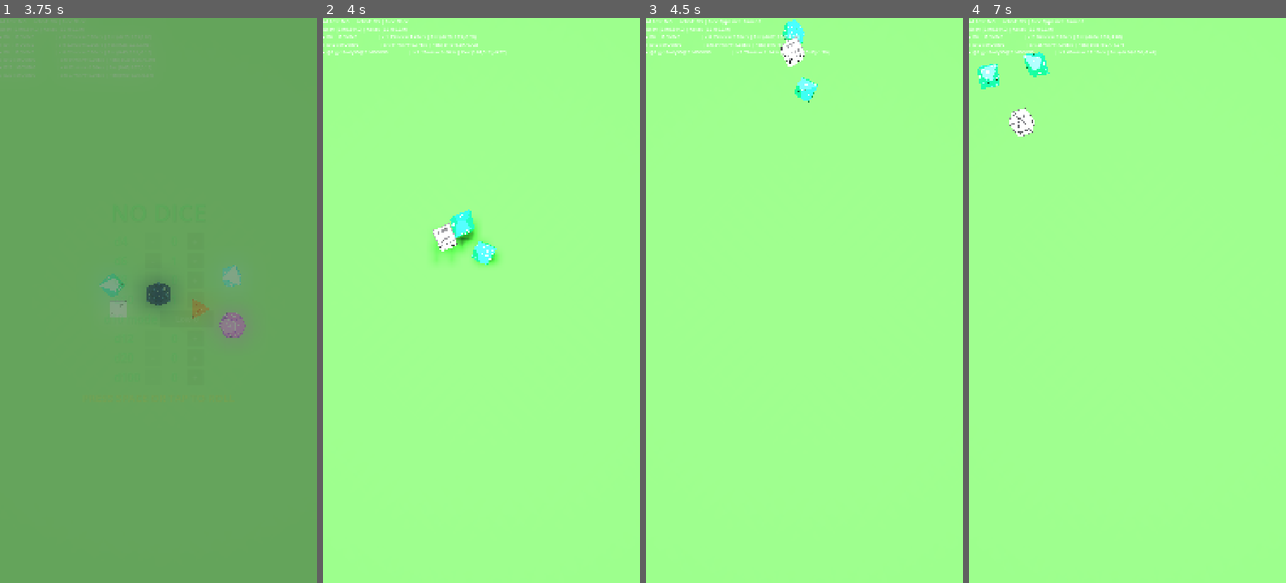
Above: before the commit, frames 1-4 (left to right).
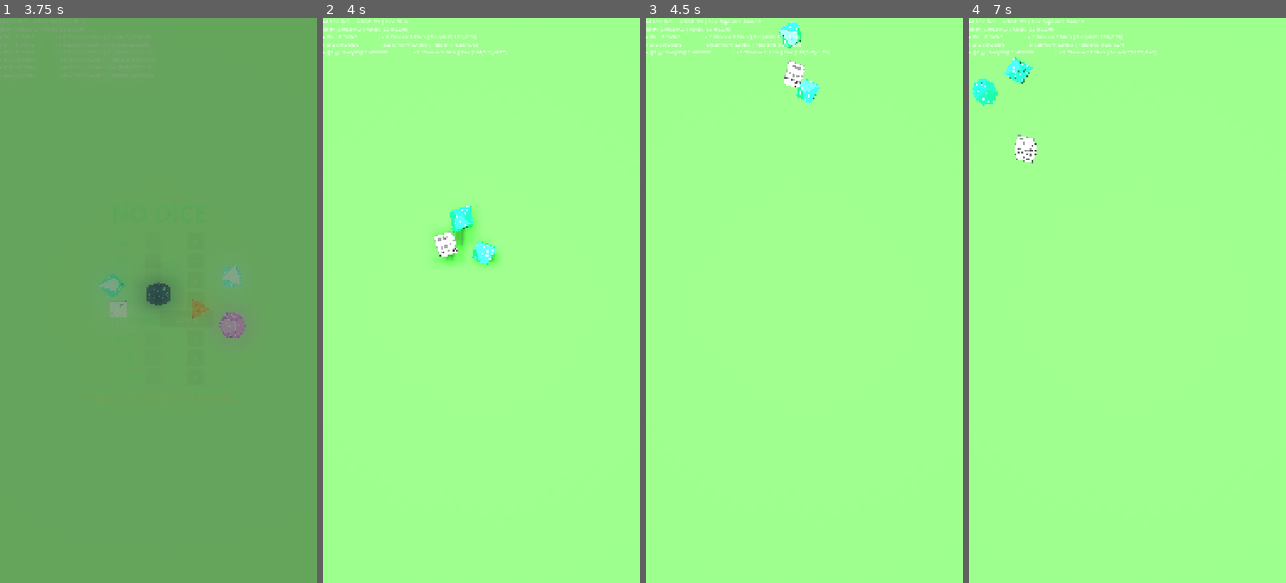
Above: after the commit, the same moments.

Repository: MatthieuLJ/no_dice
Game: Godot game, scene res://die.tscn
The game is run twice, just before and just after one commit, with the same random seed, the same clock (stepped at 60 frames per second) and the same inputs.
Inputs (mouse positions are in pixels of both pictures, inside the frame that each line leads up to):
- Up to frame 1 (3.75 s): click "+" at 0.5 s; click "-" at 1.25 s; click "Low 0" at 2 s; click "High 10" at 2.75 s; tap Space at 3.5 s; move the mouse to (142, 413) at 3.52 s; hold Up (ui_up) from 3.53 s (still down); tap Enter at 3.6 s; click (142, 413) at 3.67 s
- Up to frame 2 (4 s): keep holding Up (ui_up); tap Space at 3.77 s
- Up to frame 3 (4.5 s): release Up (ui_up) at 4.25 s; drag from (899, 385) to (788, 413) at 4.27 s
- Up to frame 4 (7 s): move the mouse to (1032, 215) at 5.02 s; hold Left (ui_left) 5.03-5.75 s; tap R at 5.1 s; drag from (1143, 300) to (1032, 215) at 5.77 s; move the mouse to (1079, 159) at 6.52 s; hold Down (ui_down) from 6.53 s (still down); tap Keypad Enter at 6.6 s; tap Space at 6.77 s

Frame 1 is identical in both runs. In frame 2, 0.7% of the frame differs, in the area x 19-49%, y 3-44%; in frame 3, 0.7%; in frame 4, 1.5%, in the area x 1-59%, y 3-26%.

Commit message:
fix(physics): Set slick floor friction (0.05), tilt un-freezing, 2D floor tilt math, and mid-air upside-down sleep fix

Diff:
--- a/dice_config.gd
+++ b/dice_config.gd
@@ -13,7 +13,7 @@
 
 const LINEAR_DAMP: float = 0.5
 const ANGULAR_DAMP: float = 1.0
-const FRICTION: float = 0.5
+const FRICTION: float = 0.05
 
 # Toggle software position/velocity clamping boundary guards (default: false)
 const ENABLE_SOFTWARE_CLAMPING: bool = false
--- a/world_physics.gd
+++ b/world_physics.gd
@@ -269,6 +269,7 @@
 
 	# 1. Check for Mobile Sensors
 	var raw_accel = Input.get_accelerometer()
+	var active_world_accel: Vector3 = Vector3.ZERO
 
 	if not raw_accel.is_zero_approx():
 		# Low-pass filter (25 Hz) to smooth high-frequency hardware sensor noise/jitter
@@ -277,19 +278,19 @@
 		else:
 			filtered_accel = filtered_accel.lerp(raw_accel, minf(1.0, 25.0 * delta))
 
-		var world_accel = Vector3(
+		active_world_accel = Vector3(
 			filtered_accel.x * 1.5,
 			filtered_accel.z,
 			-filtered_accel.y * 1.5
 		)
 
-		if world_accel.length() > 0.001:
-			gravity_area.gravity_direction = world_accel.normalized()
-			gravity_area.gravity = world_accel.length()
-			gravity_debugger.draw_gravity_vector(world_accel)
+		if active_world_accel.length() > 0.001:
+			gravity_area.gravity_direction = active_world_accel.normalized()
+			gravity_area.gravity = active_world_accel.length()
+			gravity_debugger.draw_gravity_vector(active_world_accel)
 
 		# Detect active physical phone shaking (shake gesture)
-		if absf(world_accel.length() - 9.8) > 6.0 and shake_cooldown <= 0.0:
+		if absf(active_world_accel.length() - 9.8) > 6.0 and shake_cooldown <= 0.0:
 			shake_cooldown = 1.0
 			_apply_strong_random_impulse()
 
@@ -307,37 +308,44 @@
 			var target_grav = Vector3(tilt_x, tilt_y, tilt_z)
 			simulated_gravity = simulated_gravity.lerp(target_grav, 8.0 * delta)
 
+		active_world_accel = simulated_gravity
+
 		if simulated_gravity.length() > 0.001:
 			gravity_area.gravity_direction = simulated_gravity.normalized()
 			gravity_area.gravity = 9.8
 			gravity_debugger.draw_gravity_vector(simulated_gravity)
 
-	# Determine if device is currently tilted away from flat (horizontal tilt magnitude > 2.0 m/s²)
+	# Determine if device is currently tilted away from flat or flipped upside down
 	var is_device_tilted: bool = false
 	if not raw_accel.is_zero_approx():
-		var horiz_tilt = Vector2(filtered_accel.x, filtered_accel.y).length()
-		is_device_tilted = (horiz_tilt > 2.0)
+		var horiz_tilt = Vector2(active_world_accel.x, active_world_accel.z).length()
+		var is_upside_down = active_world_accel.y > 1.0
+		is_device_tilted = (horiz_tilt > 0.8) or is_upside_down
 	else:
 		var desktop_tilt = Vector2(simulated_gravity.x, simulated_gravity.z).length()
-		is_device_tilted = (desktop_tilt > 1.5)
+		var desktop_upside_down = simulated_gravity.y > 1.0
+		is_device_tilted = (desktop_tilt > 0.8) or desktop_upside_down
 
 	_logcat_timer += delta
 	if _logcat_timer >= 1.0:
 		_logcat_timer = 0.0
 		print("[NODICE_LOGCAT] Accel raw=(%.2f,%.2f,%.2f) world=(%.2f,%.2f,%.2f) Tilted:%s" % [
 			raw_accel.x, raw_accel.y, raw_accel.z,
-			filtered_accel.x, filtered_accel.y, filtered_accel.z,
+			active_world_accel.x, active_world_accel.y, active_world_accel.z,
 			str(is_device_tilted)
 		])
 
-	# 2. Contain dice, handle dynamic tilt-sleeping & damp micro-wobbles
+	# 2. Contain dice, handle dynamic tilt-sleeping & unfreezing
 	for d in dice:
 		if is_instance_valid(d) and d.visible:
-			if is_device_tilted and not d.freeze:
+			var is_user_locked = bool(d.get_meta("is_user_locked", false))
+			if is_device_tilted and not is_user_locked:
+				d.freeze = false
 				d.can_sleep = false
 				d.sleeping = false
 			else:
-				d.can_sleep = true
+				if not is_user_locked:
+					d.can_sleep = true
 
 			if d.position.y > 0.7:
 				d.position.y = 0.7
